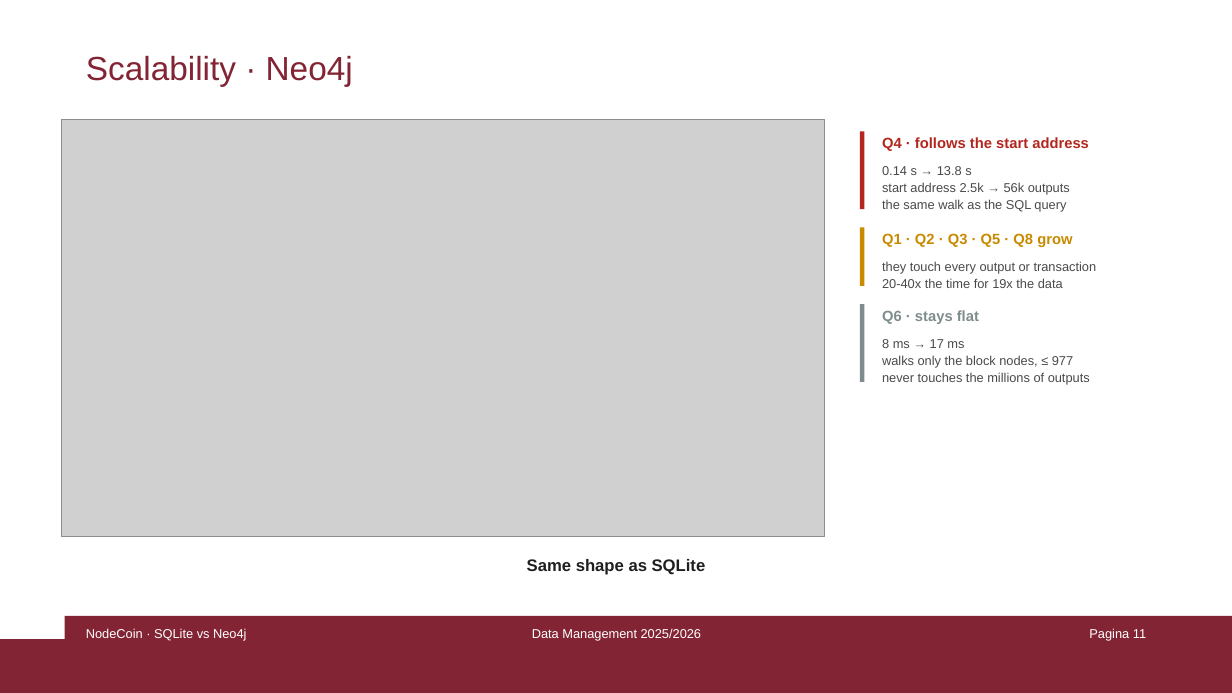
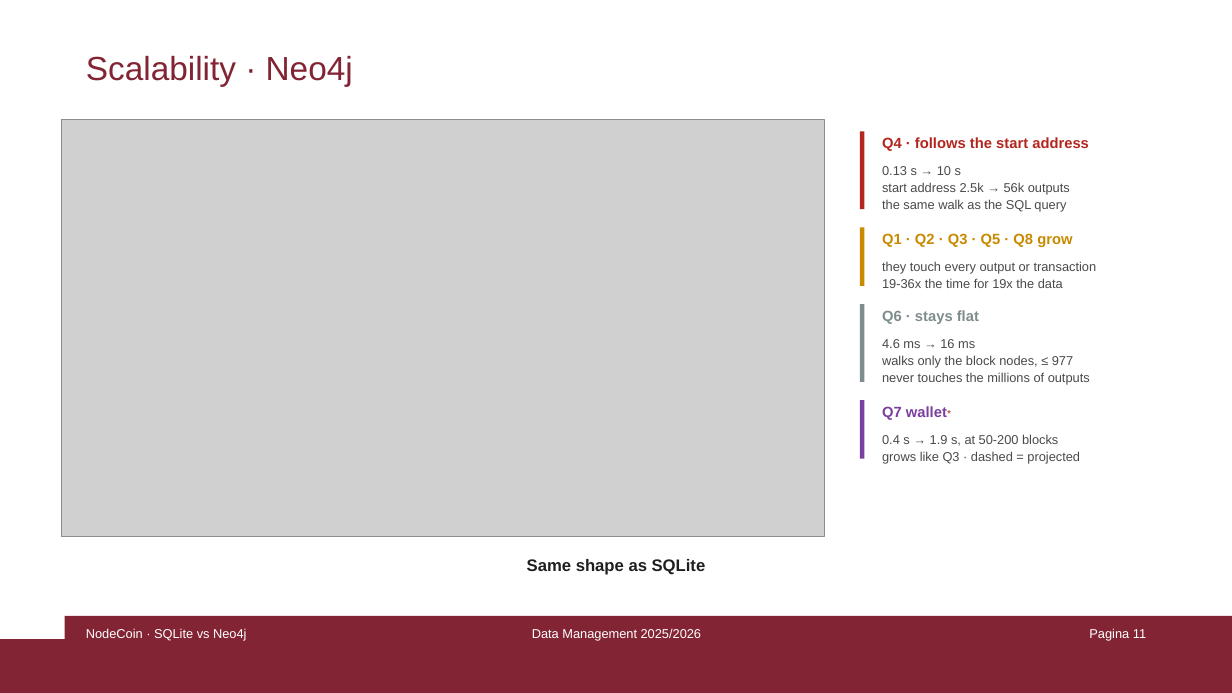
Before and after one commit to damspada/graph-relational-bitcoin-analyzer-project, a slide deck: slide 11 of presentation/NodeCoin - Damiano Spadaccini.pptx. Drawn at 1232x693 pixels with LibreOffice and Linux fonts; fonts in the diff are those of the drawing; grey boxes stand for pictures. Boxes give left, top, right and bottom in pixels: in the first picture for what was removed or moved away, otherwise in the second. Text is boxed around its words. In the diff, an @@ line names an element or a change of style, - is before the commit and + after.

```diff
--- a/presentation/NodeCoin - Damiano Spadaccini.pptx
+++ b/presentation/NodeCoin - Damiano Spadaccini.pptx
@@ text at (x1=882, y1=166, x2=961, y2=175): text changed @@
-0.14 s → 13.8 s
+0.13 s → 10 s
@@ text at (x1=882, y1=278, x2=1063, y2=288): text changed @@
-20-40x the time for 19x the data
+19-36x the time for 19x the data
@@ text at (x1=882, y1=339, x2=975, y2=348): text changed @@
-8 ms → 17 ms
+4.6 ms → 16 ms
@@ rectangle added at (x1=860, y1=400, x2=865, y2=458), fill #7B3FA0 @@
@@ text added at (x1=882, y1=406, x2=947, y2=420), 11.5 pt, text #7B3FA0, bold @@
+Q7 wallet*
@@ text added at (x1=882, y1=434, x2=1080, y2=464), 10 pt, text #4A4A4A @@
+0.4 s → 1.9 s, at 50-200 blocks
+grows like Q3 · dashed = projected
```
Also in this commit, not shown: 9 other slides changed, 27 other files.
